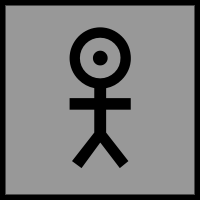
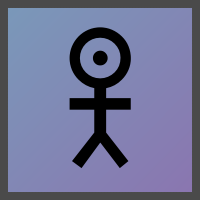
Revision of a layered 200×200 image; what changed, layer by layer:
moved "Paint Layer 4" above "Paint Layer 5", painted on it over left=0, top=0, right=200, bottom=200
added layer "Paint Layer 5" above "Paint Layer 3" over left=0, top=0, right=200, bottom=200
hid "Paint Layer 3", moved it above "Paint Layer 2", painted on it over left=0, top=0, right=200, bottom=200
hid "Paint Layer 2", painted on it over left=0, top=0, right=200, bottom=200
painted on "Paint Layer 1" over left=0, top=0, right=200, bottom=200